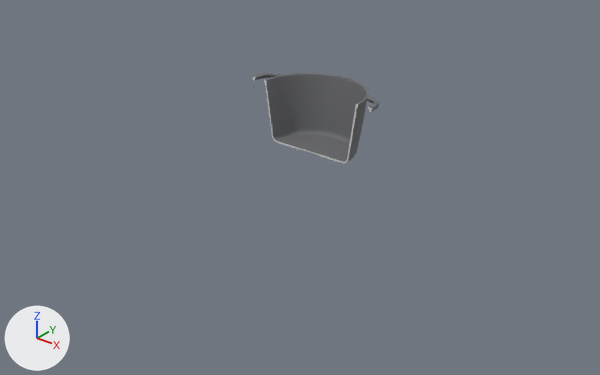
A saved change to the Blender file blender/pan-waves_24_5l_slice.blend.
One viewpoint serves both versions: a 50 mm camera at (10.25, -13.12, 7.22) aimed at (0.23, -0.59, -0.55). Every picture has the same lights, and +X, +Y and +Z are marked at lower left. The older version comes first. Mesh edges are drawn as thin lines on the coarser meshes.

Script lines for the objects in view, before the commit:
```python
me_circle_015 = bpy.data.meshes.new('Circle.015')
me_circle_015.from_pydata(...)  # 6093 vertices, 6014 faces; spans x -0.159..0.159, y 0.0..0.125, z 0.0..0.14
# faces by material slot: [980, 4098, 400, 460, 76]
me_circle_015.materials.append(mat_black_splashes_main)  # grey #6c6d6f
me_circle_015.materials.append(mat_black_splashes_main)  # grey #6c6d6f
me_circle_015.materials.append(mat_bot_circles)  # light grey #d7d7d7
me_circle_015.materials.append(mat_main_bot_center)  # grey #b0a89b
me_circle_015.materials.append(mat_pan_glos_inside)  # light grey #d7d7d7
me_plane = bpy.data.meshes.new('Plane')
me_plane.from_pydata([(-4.22, -4.22, 0.0), (4.22, -4.22, 0.0), (-4.22, 4.22, 0.0), (4.22, 4.22, 0.0)], [], [(0, 1, 3, 2)])
me_plane.materials.append(mat_plane_shadow)  # white #e7e7e7
ob_pan_new_handle_24 = bpy.data.objects.new('pan_new_handle_24', me_circle_015)
ob_pan_new_handle_24.location = (0.0, 0.0, 0.0)
ob_pan_new_handle_24.scale = (10.0, 10.0, 10.0)
ob_plane = bpy.data.objects.new('Plane', me_plane)
ob_plane.location = (0.0, 0.0, 0.0)
ob_plane.hide_viewport = True
```
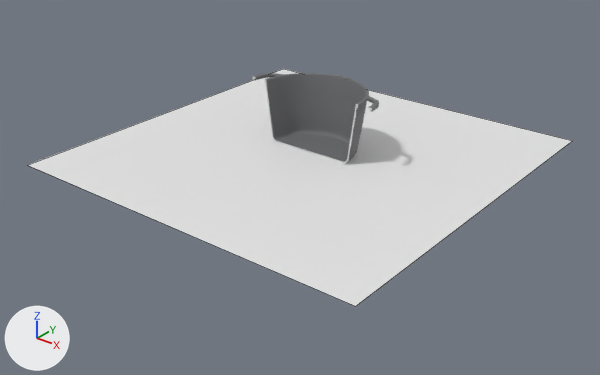
The change, as a list of edits to the scene's bpy script:
```text
Change ob_plane:
    remove ob_plane.hide_viewport = True
```

Where the change shows, as pixel boxes (x1, y1, x2, y2) in the pictures (600 x 375 px):
'Plane', shown
    after: (28, 69, 572, 306)
